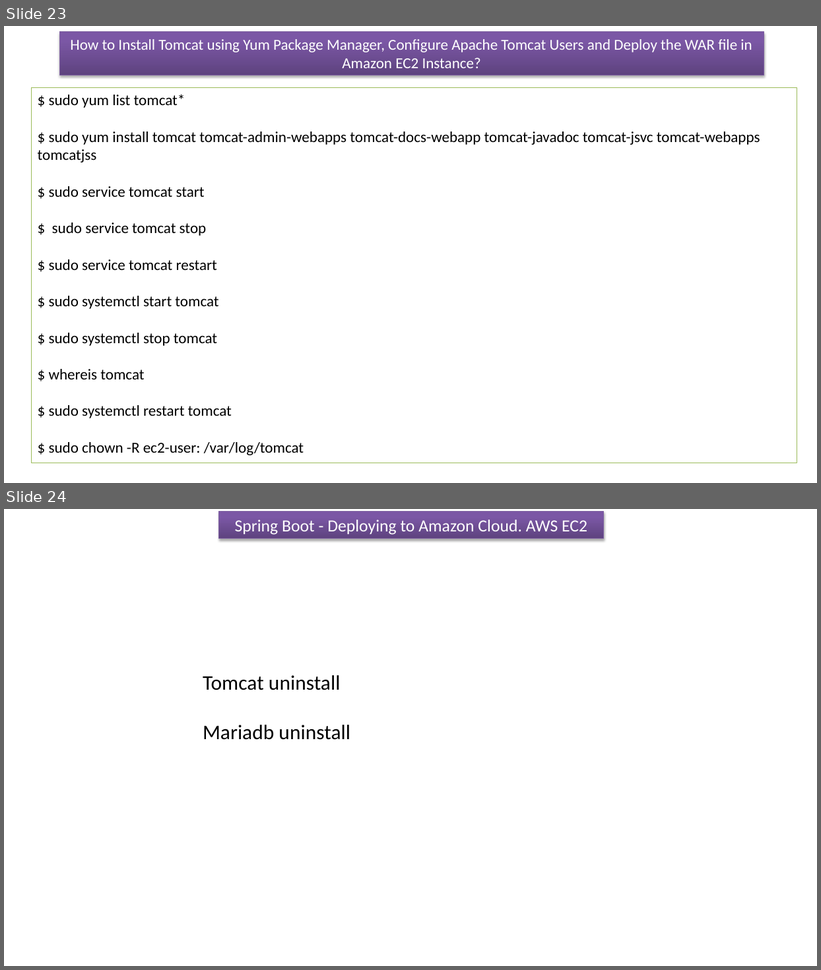
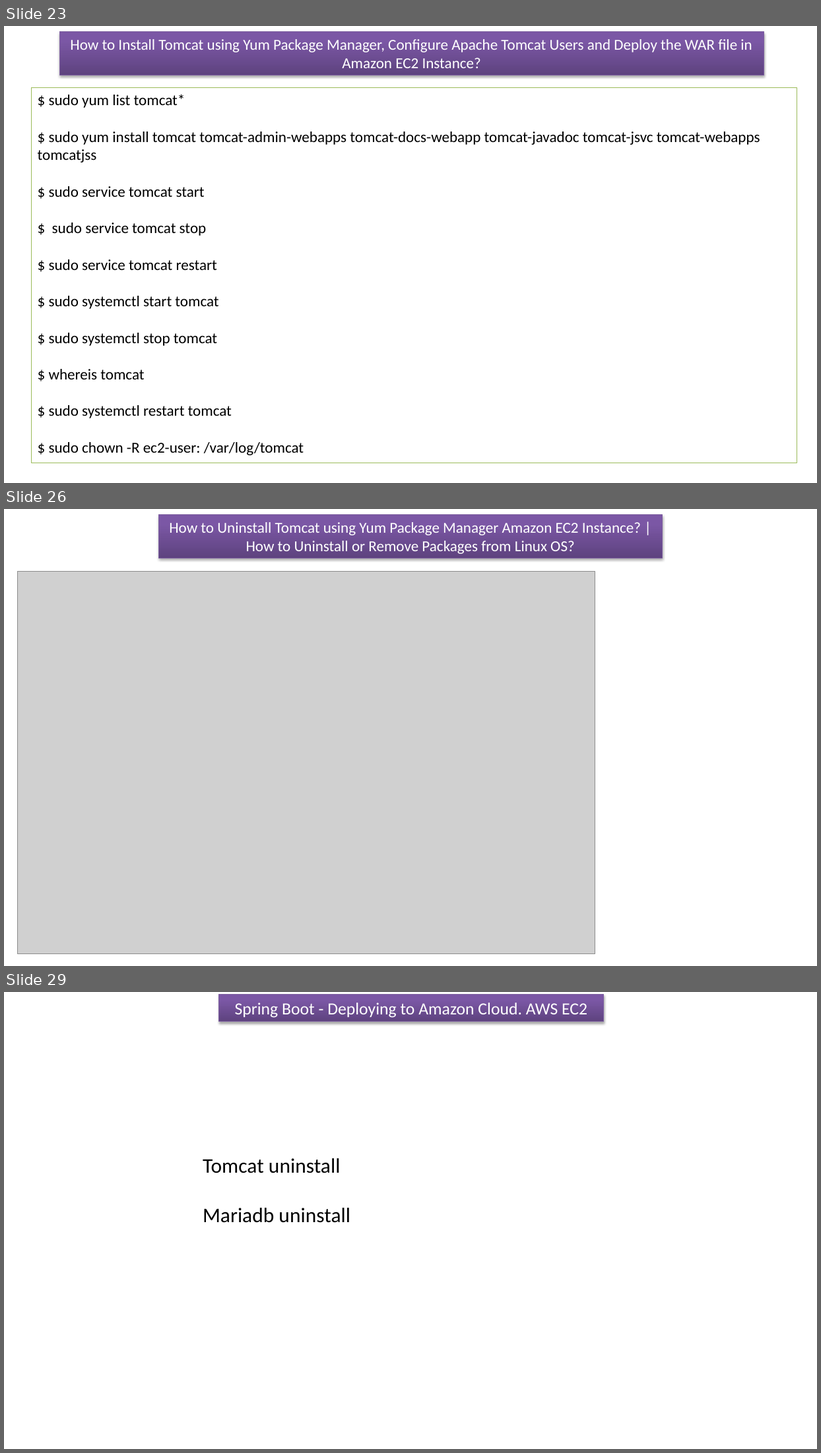
Before and after one commit to ramram43210/Java_2021, a slide deck: Java_2021/Deploying to Amazon Cloud. AWS EC2/Deploying to Amazon Cloud. AWS EC2.pptx. Shown one above the other, each under a label of ours: slides 23 and 24 before the commit, slides 23, 26 and 29 after it; the slides between them are not shown. The pictures are 821x970 and 821x1453 pixels, drawn with LibreOffice and Linux fonts; fonts in the diff are those of the drawing; grey boxes stand for pictures. Boxes give left, top, right and bottom in pixels: in the first picture for what was removed or moved away, otherwise in the second. Text is boxed around its words. In the diff, an @@ line names an element or a change of style, - is before the commit and + after.

```diff
--- a/Java_2021/Deploying to Amazon Cloud. AWS EC2/Deploying to Amazon Cloud. AWS EC2.pptx
+++ b/Java_2021/Deploying to Amazon Cloud. AWS EC2/Deploying to Amazon Cloud. AWS EC2.pptx
@@ slide 26 added at (x1=4, y1=509, x2=817, y2=966), background #FFFFFF @@
@@ rectangle added at (x1=159, y1=515, x2=663, y2=559), fill gradient #5F4480 to #7B58A6 to #7C57A8, outline #7D60A0 0.75 pt, 18 pt, text #FFFFFF @@
+How to Uninstall Tomcat using Yum Package Manager Amazon EC2 Instance? | How to Uninstall or Remove Packages from Linux OS?
@@ picture added at (x1=18, y1=572, x2=596, y2=955) @@
@@ what was slide 24 is now slide 29 @@
```
Also in this commit, not shown: 4 other slides added.
